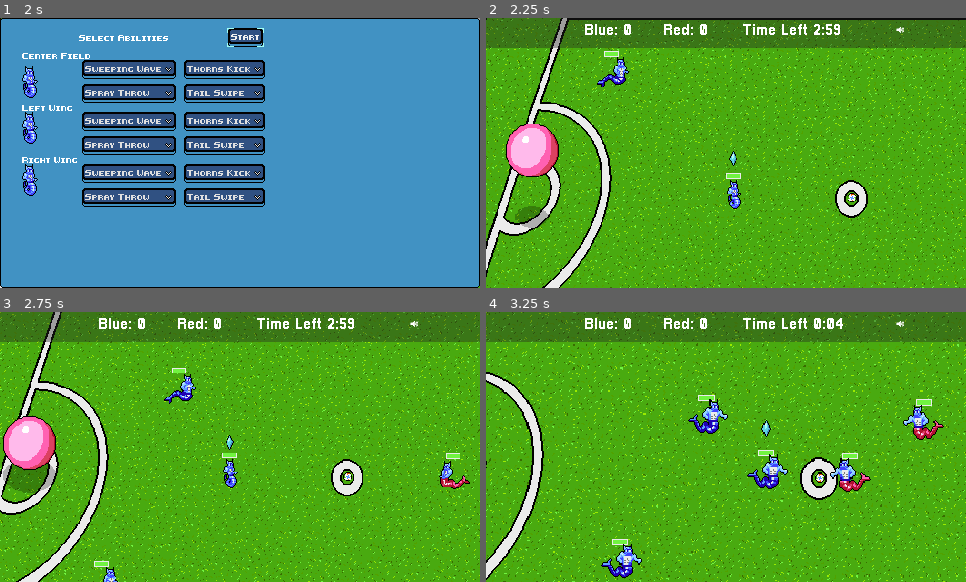
Above: before the commit, frames 1-4 (two rows, left to right).
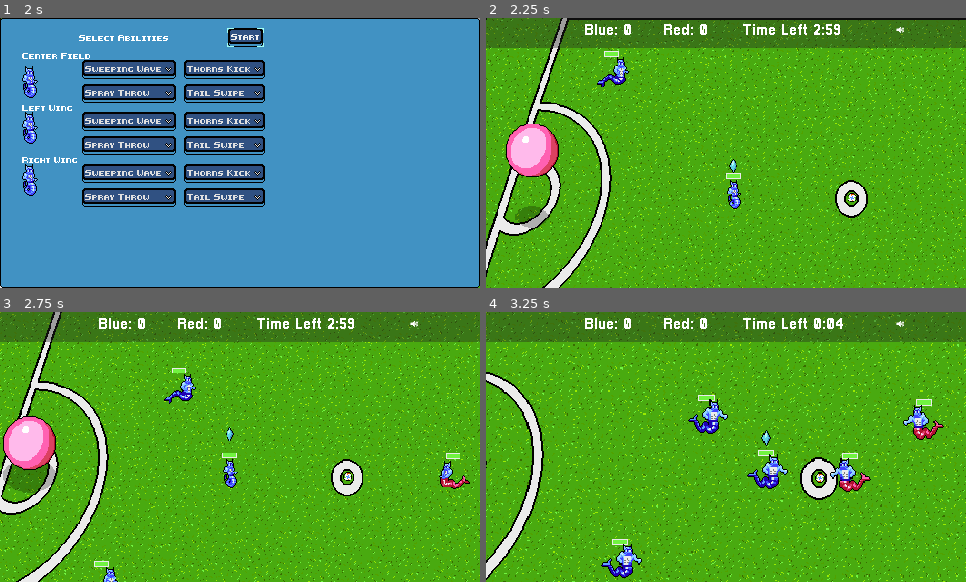
Above: after the commit, the same moments.

Repository: gamkedo-la/Elementaball
Game: Godot game, scene res://UI/StartMenu.tscn
Two runs of this game, one before a commit and one after it. Both use one fixed random seed, a clock stepped at 60 frames per second and the inputs below.
Inputs:
- Up to frame 1 (2 s): click "New Game" at 0.5 s; click "Next" at 1.25 s
- Up to frame 2 (2.25 s): click "Start" at 2 s
- Up to frame 3 (2.75 s): no input
- Up to frame 4 (3.25 s): hold Right (ui_right) from 2.78 s (still down); hold T (time_hack) from 2.78 s (still down)

Frame 1 is identical in both runs. In frame 2, less than 0.1% of the frame differs, in the area x 50-53%, y 49-58%; in frame 3, less than 0.1%; in frame 4, 0.1%, in the area x 57-60%, y 40-50%.

Commit message:
Green pitch

Diff:
--- /dev/null
+++ b/Art/green_pitch.tres
@@ -0,0 +1,9 @@
+[gd_resource type="Resource" load_steps=3 format=2]
+
+[ext_resource path="res://Art/pitches.gd" type="Script" id=1]
+[ext_resource path="res://Art/green_pitch.png" type="Texture" id=2]
+
+[resource]
+script = ExtResource( 1 )
+name = "Green Pitch"
+sprite = ExtResource( 2 )
--- a/Node2D.tscn
+++ b/Node2D.tscn
@@ -34,6 +34,7 @@
 [ext_resource path="res://Art/UI/goal.png" type="Texture" id=32]
 [ext_resource path="res://Art/UI/out.png" type="Texture" id=33]
 [ext_resource path="res://MatchStatusAnims.gd" type="Script" id=34]
+[ext_resource path="res://Art/green_pitch.tres" type="Resource" id=35]
 
 [sub_resource type="AnimationNodeStateMachinePlayback" id=1]
 
@@ -345,8 +346,7 @@
 
 [node name="AnimatedSprite" parent="Player/Health Bar" index="1"]
 visible = true
-animation = "default"
-frame = 1
+frame = 8
 
 [node name="AnimationTree" parent="Player" index="1"]
 parameters/playback = SubResource( 1 )
@@ -366,8 +366,7 @@
 starting_stats = ExtResource( 10 )
 
 [node name="AnimatedSprite" parent="Player2/Health Bar" index="1"]
-animation = "default"
-frame = 1
+frame = 8
 
 [node name="AnimationTree" parent="Player2" index="1"]
 parameters/playback = SubResource( 2 )
@@ -382,8 +381,7 @@
 starting_stats = ExtResource( 10 )
 
 [node name="AnimatedSprite" parent="Player3/Health Bar" index="1"]
-animation = "default"
-frame = 1
+frame = 8
 
 [node name="AnimationTree" parent="Player3" index="1"]
 parameters/playback = SubResource( 3 )
@@ -399,7 +397,6 @@
 z_index = 3
 frames = SubResource( 16 )
 animation = "plant ball"
-frame = 1
 playing = true
 script = ExtResource( 16 )
 
@@ -478,7 +475,7 @@
 [node name="AnimatedSprite" parent="Enemy/Health Bar" index="1"]
 position = Vector2( 7.8787, -8.25085 )
 animation = "default"
-frame = 1
+frame = 8
 
 [node name="AnimationTree" parent="Enemy" index="5"]
 parameters/playback = SubResource( 17 )
@@ -505,7 +502,7 @@
 
 [node name="AnimatedSprite" parent="Enemy3/Health Bar" index="1"]
 animation = "default"
-frame = 1
+frame = 8
 
 [node name="AnimationTree" parent="Enemy3" index="5"]
 parameters/playback = SubResource( 18 )
@@ -528,7 +525,7 @@
 
 [node name="AnimatedSprite" parent="Enemy2/Health Bar" index="1"]
 animation = "default"
-frame = 1
+frame = 8
 
 [node name="EnemyCollider" parent="Enemy2" index="3"]
 rotation = 1.52987
@@ -659,7 +656,7 @@
 
 [node name="PlayerSelectMenu" parent="GUICanvasLayer" instance=ExtResource( 17 )]
 pause_mode = 2
-selectablePitches = [ ExtResource( 24 ), ExtResource( 26 ), ExtResource( 25 ) ]
+selectablePitches = [ ExtResource( 24 ), ExtResource( 26 ), ExtResource( 25 ), ExtResource( 35 ) ]
 
 [node name="SelectionMenuPopup" parent="GUICanvasLayer/PlayerSelectMenu" index="0"]
 visible = false
--- a/Players/Player.tscn
+++ b/Players/Player.tscn
@@ -916,7 +916,7 @@
 
 [node name="AnimatedSprite" parent="Health Bar" index="1"]
 animation = "default"
-frame = 3
+frame = 6
 
 [node name="AnimationTree" parent="." instance=ExtResource( 5 )]
 tree_root = SubResource( 37 )
--- a/UI/Player Select Menu/PlayerSelectMenu.tscn
+++ b/UI/Player Select Menu/PlayerSelectMenu.tscn
@@ -20,6 +20,7 @@
 [ext_resource path="res://UI/Player Select Menu/FinalScore.gd" type="Script" id=18]
 [ext_resource path="res://UI/Player Select Menu/AbilityMenu1.gd" type="Script" id=19]
 [ext_resource path="res://Art/UI/UI_theme.tres" type="Theme" id=20]
+[ext_resource path="res://Art/green_pitch.tres" type="Resource" id=21]
 
 [sub_resource type="Theme" id=1]
 
@@ -38,7 +39,7 @@
 "_edit_use_anchors_": false
 }
 selectablePlayers = [ ExtResource( 5 ), ExtResource( 6 ), ExtResource( 7 ) ]
-selectablePitches = [ ExtResource( 10 ), ExtResource( 11 ), ExtResource( 9 ) ]
+selectablePitches = [ ExtResource( 21 ), ExtResource( 10 ), ExtResource( 9 ), ExtResource( 11 ) ]
 startButton = NodePath("AbilityMenuPopup/MarginContainer/SelectionMenuContainer/Top Margin/HBoxContainer/StartButton")
 closeButton = NodePath("SelectionMenuPopup/SelectionMenuContainer/MarginContainer3/TopRowContainer/CloseButton")
 
Binary file added: Art/green_pitch.png
Not shown, added: Art/green_pitch.png.import
Not shown: 1 places in Node2D.tscn that only renumber resources
Not shown: 1 places in UI/Player Select Menu/PlayerSelectMenu.tscn that only renumber resources
